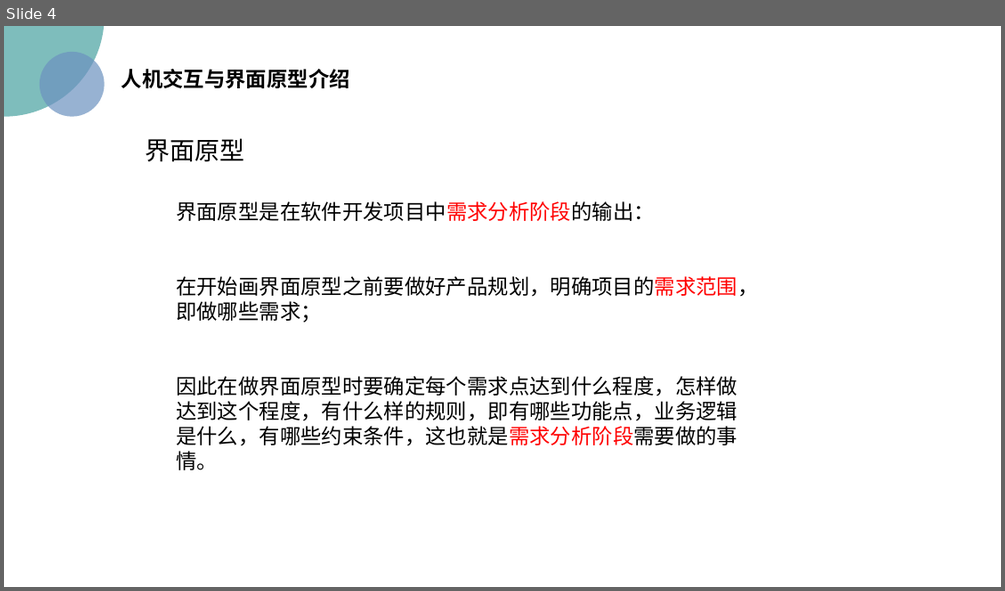
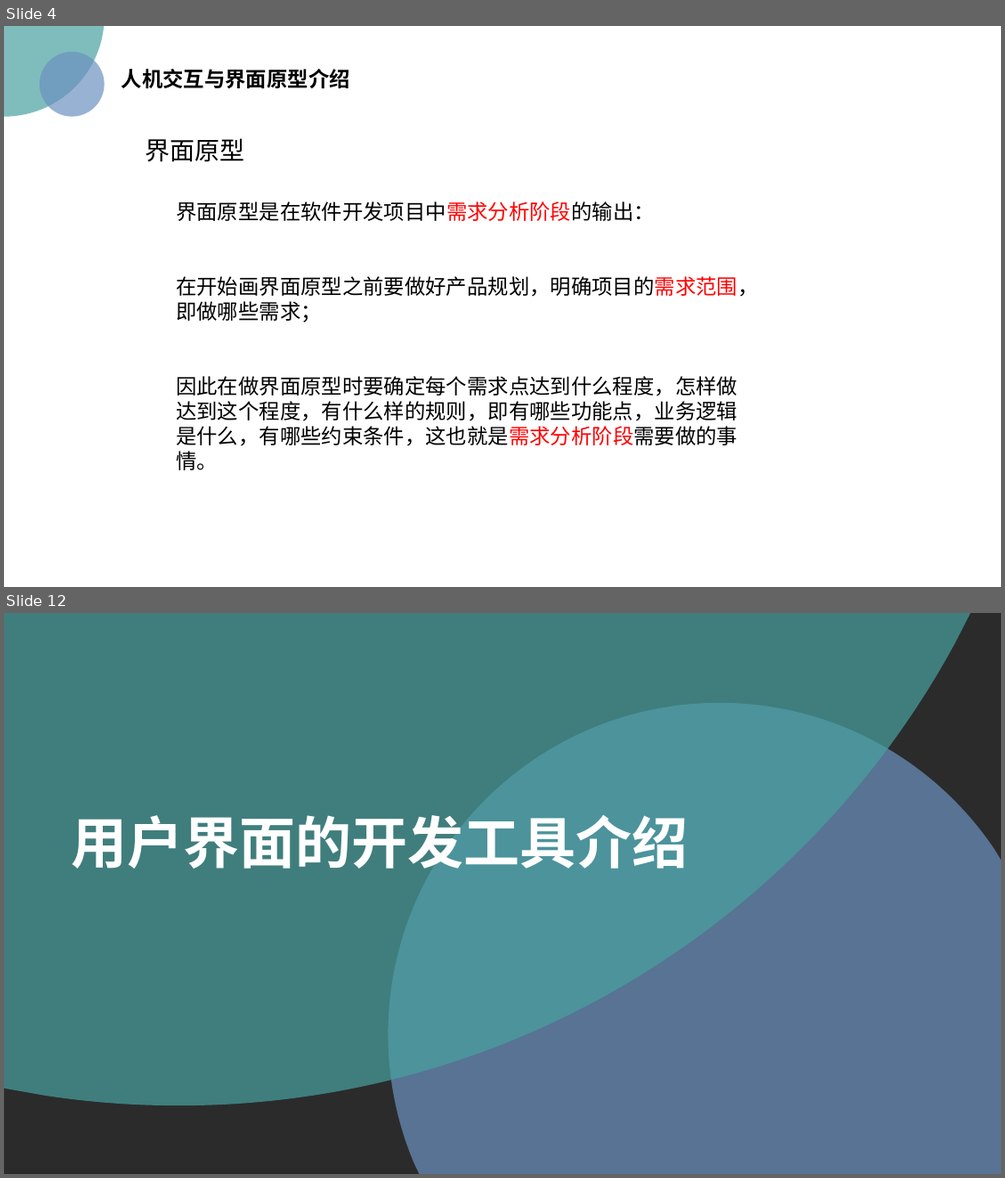
Before and after one commit to PRD2018/PRD2018-G15, a slide deck: 2018-11-4/UML基础2—吕迪部分.pptx. Shown one above the other, each under a label of ours: slide 4 before the commit, slides 4 and 12 after it; the slides between them are not shown. The pictures are 1005x591 and 1005x1178 pixels, drawn with LibreOffice and Linux fonts; fonts in the diff are those of the drawing; background and template pictures are left out; a plain dark background stands for a picture behind light text. Boxes give left, top, right and bottom in pixels: in the first picture for what was removed or moved away, otherwise in the second. Text is boxed around its words. In the diff, an @@ line names an element or a change of style, - is before the commit and + after.

```diff
--- a/2018-11-4/UML基础2—吕迪部分.pptx
+++ b/2018-11-4/UML基础2—吕迪部分.pptx
@@ slide 12 added at (4, 613, 1001, 1174), background picture (left out) @@
@@ freeform shape added at (4, 613, 971, 1106), fill #48A2A0 at 70% opacity @@
@@ freeform shape added at (388, 703, 1001, 1174), fill #6C92C0 at 70% opacity @@
@@ text added at (72, 815, 688, 868), 54 pt, text #FFFFFF, bold @@
+用户界面的开发工具介绍
```
Also in this commit, not shown: 1 slide changed, 29 other slides added, 1 other file.
